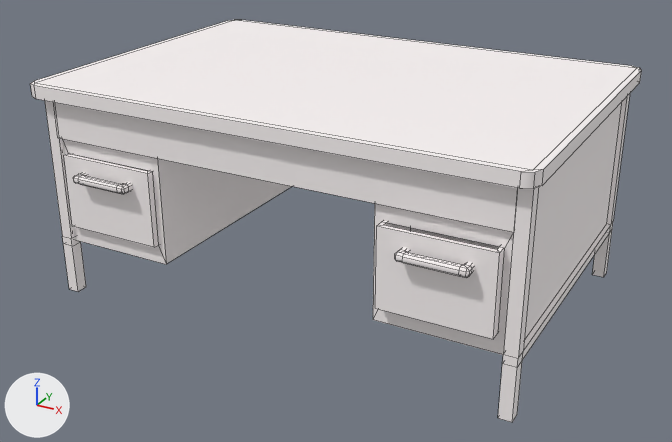
What one commit did to the FBX model HoodwinkProject/Assets/_Hoodwink/Models/mdl_FBXs/mdl_desk_02.fbx.
Before and after are seen from a 50 mm camera at (1.97, -3.69, 2.15) aimed at (-0.01, -0.08, 0.35). The axes (+X, +Y, +Z) are drawn at lower left. The lights are the same throughout. Mesh edges are drawn as thin lines. Where no turn or scale is listed for an object, it has been applied to the vertices.

Objects in the first picture: 'mdl_desk_02'.
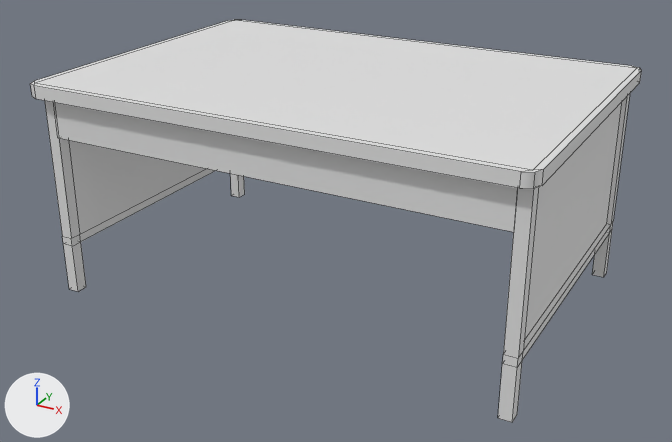
The newer file is also turned or shifted as a whole; pictures and numbers use the older file's frame.

Location of each change, [x1, y1, x2, y2] in pixels of the pictures (672 x 442 px):
part 1 of me_mesh_027, deleted: before [63, 139, 513, 355]
part 2 of me_mesh_027, recoloured: [30, 20, 642, 189] in both

Patch to the scene script:
```diff
--- a/HoodwinkProject/Assets/_Hoodwink/Models/mdl_FBXs/mdl_desk_02.fbx.py
+++ b/HoodwinkProject/Assets/_Hoodwink/Models/mdl_FBXs/mdl_desk_02.fbx.py
@@ mat_desktexture @@
+mat_desktexture = principled_material('DeskTexture')
+mat_desktexture.base_color = (0.784, 0.784, 0.784)  # white #e5e5e5
@@ me_mesh_027 @@
 # used by ob_mdl_desk_02; location = (0.0, 0.0, 0.0)
-me_mesh_027.from_pydata(...)  # 316 vertices, 265 faces; spans x -1.21..1.16, y -0.85..0.84, z 0.0..1.04
+me_mesh_027.from_pydata(...)  # 118 vertices, 102 faces; spans x -1.21..1.16, y -0.8..0.84, z 0.0..1.04
+# me_mesh_027 part 1: 6 loose pieces with 198 vertices, spanning x -1.1..1.08, y -0.85..0.65, z 0.27..0.8, are deleted
+# me_mesh_027 part 2: 101 faces spanning x -1.21..1.16, y -0.8..0.84, z 0.0..1.04 switch from mat_desktexture2 (white #fff9f9) to mat_desktexture (white #e5e5e5)
```
